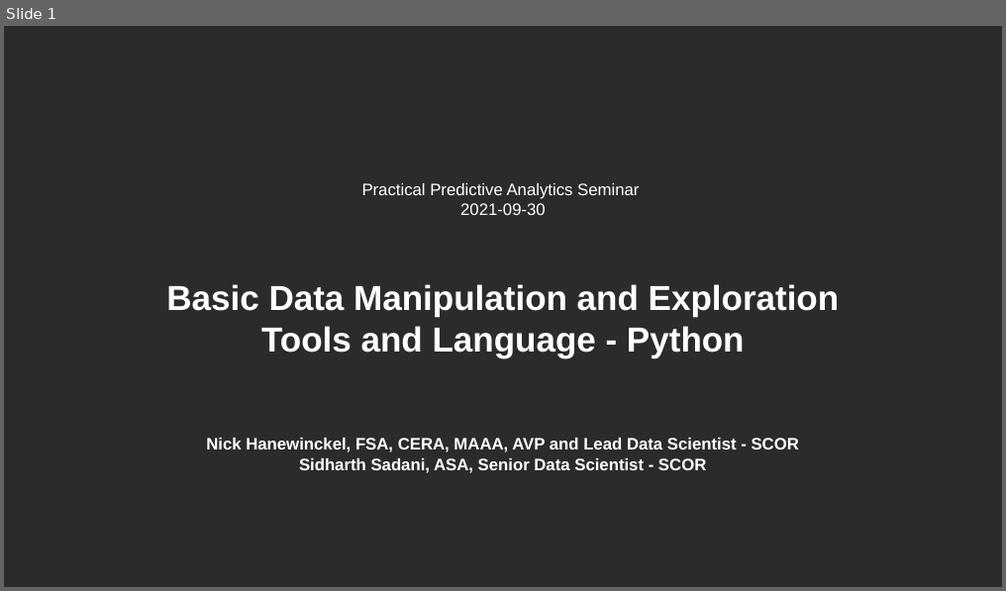
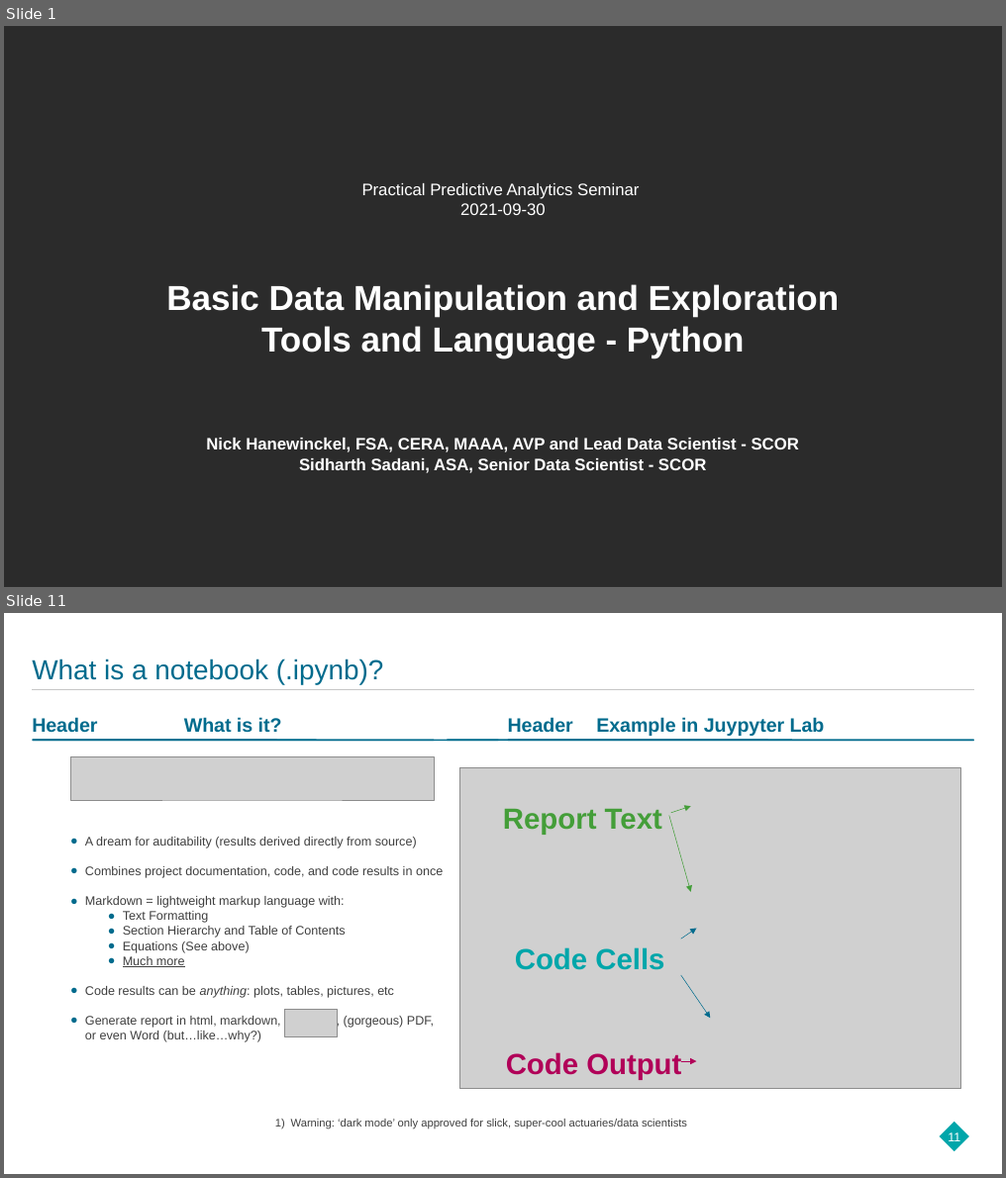
Before and after one commit to hanewinckel/ppas-python, a slide deck: Presentations/PPAS_BasicDataManipulation-Python.pptx. Shown one above the other, each under a label of ours: slide 1 before the commit, slides 1 and 11 after it; the slides between them are not shown. The pictures are 1006x591 and 1006x1178 pixels, drawn with LibreOffice and Linux fonts; fonts in the diff are those of the drawing; grey boxes stand for pictures; background and template pictures are left out; a plain dark background stands for a picture behind light text. Boxes give left, top, right and bottom in pixels: in the first picture for what was removed or moved away, otherwise in the second. Text is boxed around its words. In the diff, an @@ line names an element or a change of style, - is before the commit and + after.

Commit message:
weekend edit: got to end. will switch to reading from notebook for remainder of talk.

```diff
--- a/Presentations/PPAS_BasicDataManipulation-Python.pptx
+++ b/Presentations/PPAS_BasicDataManipulation-Python.pptx
@@ slide 11 added at [4, 613, 1002, 1174], background #FFFFFF @@
@@ title added at [32, 659, 384, 684], 26.7 pt, text #006B8D @@
+What is a notebook (.ipynb)?
@@ line added from (32, 689) to (974, 689), #C6C6C6 0.5 pt @@
@@ text added at [32, 713, 434, 741], outline #006B8D 1.5 pt, 18.7 pt, text #006B8D, bold @@
+What is it?
@@ text added at [447, 713, 974, 741], outline #006B8D 1.5 pt, 18.7 pt, text #006B8D, bold @@
+Example in Juypyter Lab
@@ picture added at [70, 758, 434, 800] @@
@@ picture added at [460, 767, 961, 1089] @@
@@ text added at [503, 809, 662, 835], 28 pt, text #449E39, bold @@
+Report Text
@@ arrow added from (669, 815) to (691, 892), #449E39 0.5 pt @@
@@ arrow added from (671, 813) to (691, 806), #449E39 0.5 pt @@
@@ text added at [85, 837, 443, 1043], 12 pt, text #3F3F3F @@
+● A dream for auditability (results derived directly from source)
+● Combines project documentation, code, and code results in once
+● Markdown = lightweight markup language with:
+  ● Text Formatting
+  ● Section Hierarchy and Table of Contents
+  ● Equations (See above)
+  ● Much more
+● Code results can be anything: plots, tables, pictures, etc
+● Generate report in html, markdown, , (gorgeous) PDF, or even Word (but…like…why?)
@@ arrow added from (681, 940) to (696, 928), #006B8D 0.5 pt @@
@@ text added at [515, 948, 664, 970], 28 pt, text #00A6AA, bold @@
+Code Cells
@@ arrow added from (681, 975) to (711, 1018), #006B8D 0.5 pt @@
@@ picture added at [285, 1010, 338, 1037] @@
@@ text added at [506, 1053, 681, 1080], 28 pt, text #B10058, bold @@
+Code Output
@@ arrow added from (681, 1061) to (696, 1061), #B10058 0.5 pt @@
@@ text added at [291, 1119, 687, 1130], 10.7 pt, text #3F3F3F @@
+1) Warning: ‘dark mode’ only approved for slick, super-cool actuaries/data scientists
@@ rectangle added at [940, 1122, 969, 1152], fill #00A6AA @@
@@ page number added at [947, 1133, 960, 1142], 12 pt, text #FFFFFF @@
+11
```
Also in this commit, not shown: 1 slide changed, 16 other slides added.
